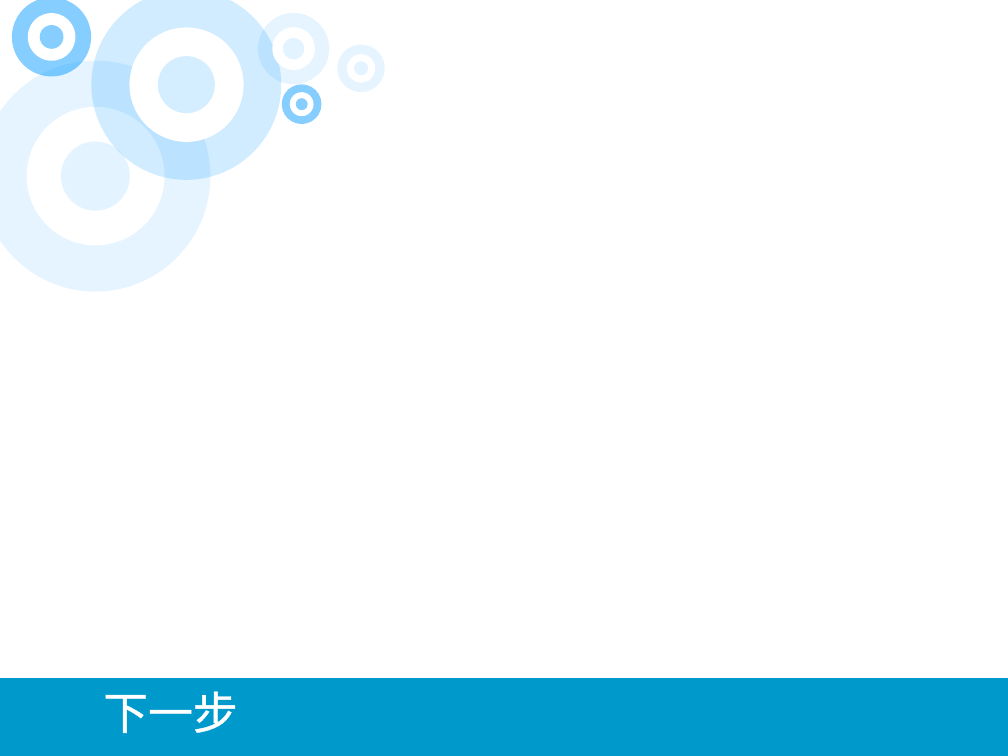
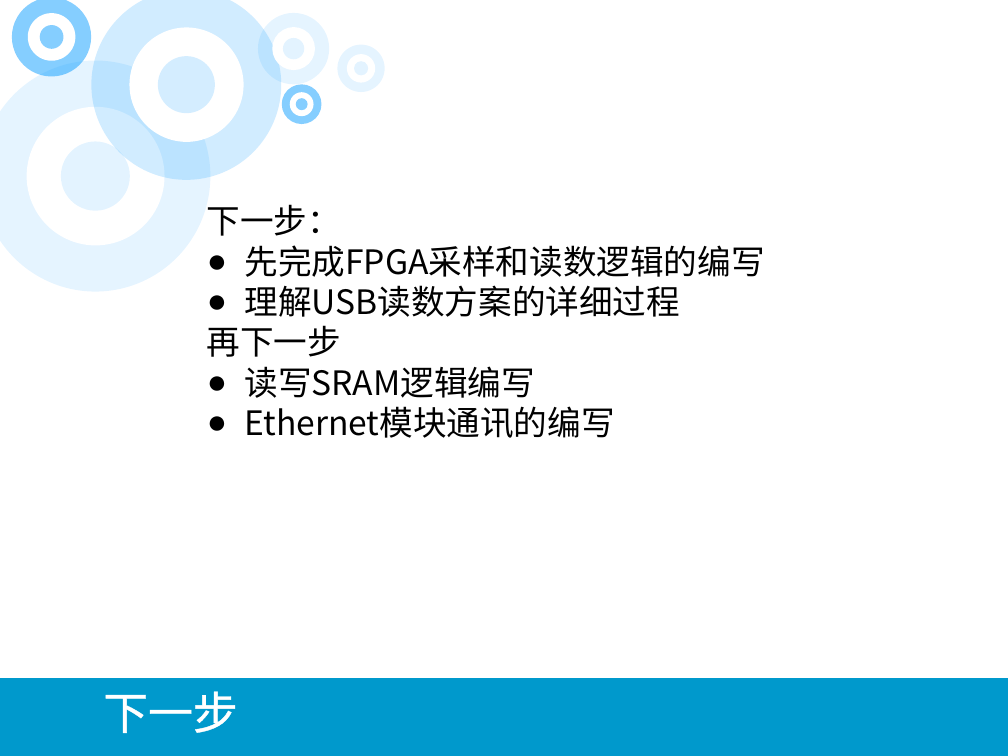
Before and after one commit to wyu0725/2MSPS-DAQ_CARD, a slide deck: slide 17 of 2M采样率双通道数据采集卡.pptx (slide 18 before the commit). Drawn at 1008x756 pixels with LibreOffice and Linux fonts; fonts in the diff are those of the drawing. Boxes give left, top, right and bottom in pixels: in the first picture for what was removed or moved away, otherwise in the second. Text is boxed around its words. In the diff, an @@ line names an element or a change of style, - is before the commit and + after.

```diff
--- a/2M采样率双通道数据采集卡.pptx
+++ b/2M采样率双通道数据采集卡.pptx
@@ text added at (x1=207, y1=204, x2=765, y2=438), 24 pt, text #000000 @@
+下一步：
+● 先完成FPGA采样和读数逻辑的编写
+● 理解USB读数方案的详细过程
+再下一步
+● 读写SRAM逻辑编写
+● Ethernet模块通讯的编写
```
Also in this commit, not shown: 6 other slides changed, 1 slide removed.
